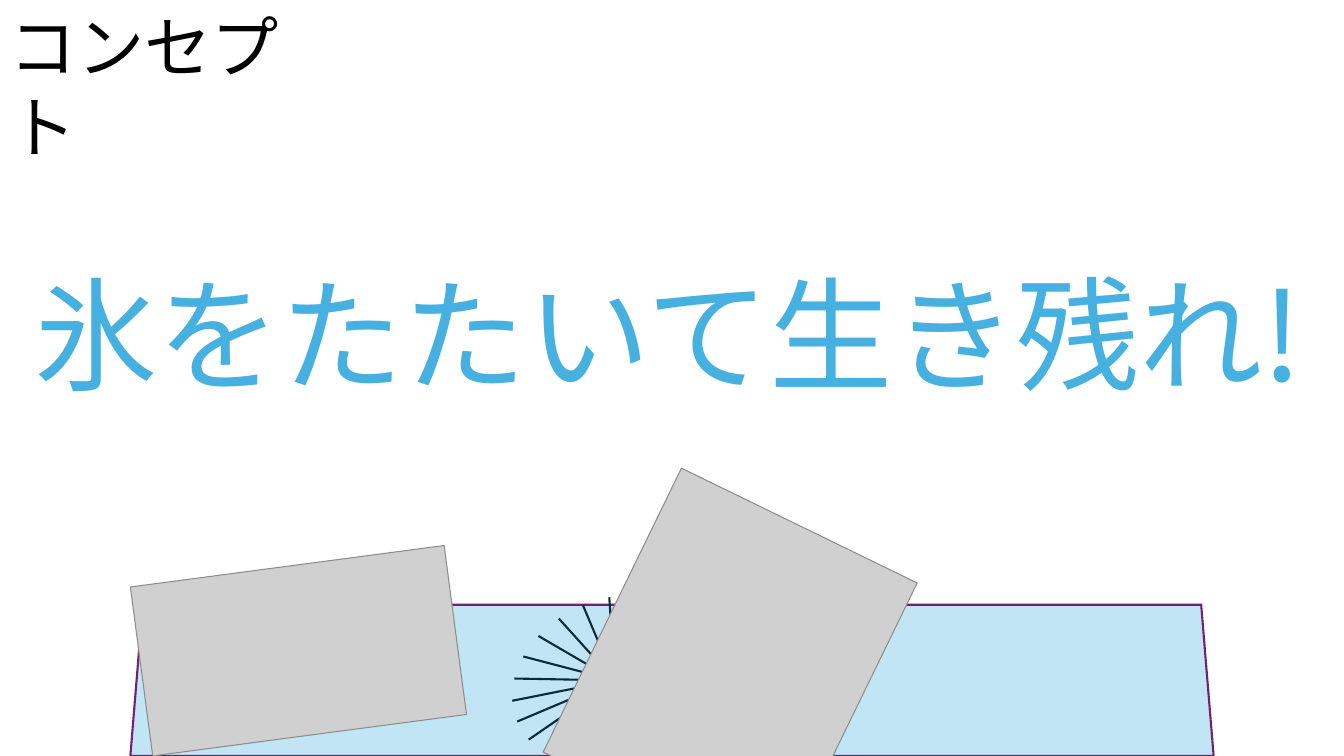
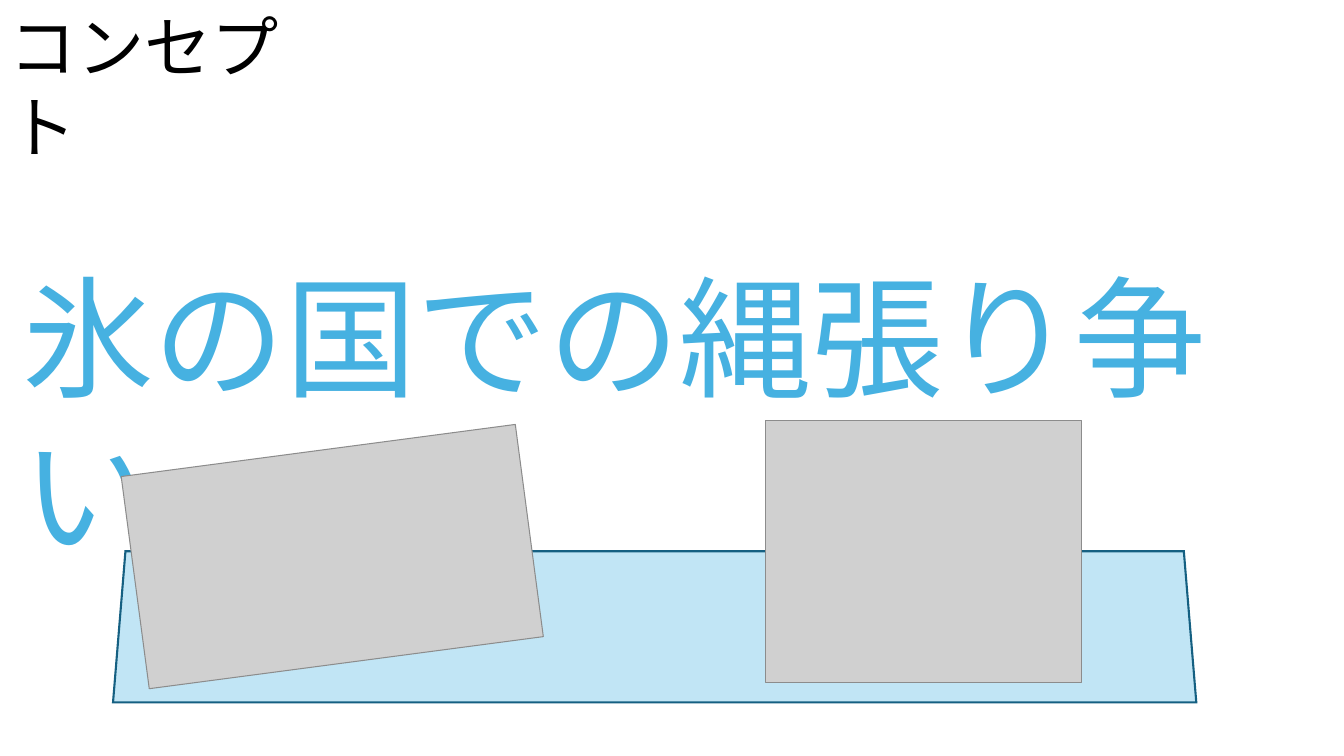
Before and after one commit to RitsukiObara/GraduationTeam, a slide deck: slide 2 of 03_企画書/PenguinPlan.pptx. Drawn at 1344x756 pixels with LibreOffice and Linux fonts; fonts in the diff are those of the drawing; grey boxes stand for pictures. Boxes give left, top, right and bottom in pixels: in the first picture for what was removed or moved away, otherwise in the second. Text is boxed around its words. In the diff, an @@ line names an element or a change of style, - is before the commit and + after.

```diff
--- a/03_企画書/PenguinPlan.pptx
+++ b/03_企画書/PenguinPlan.pptx
@@ text at [22,276,1206,398]: text changed; size 88 to 94 pt @@
-氷をたたいて生き残れ!
+氷の国での縄張り争い
@@ picture: place and size @@
-picture at [130,546,467,756]
+picture at [121,425,543,688]
@@ picture at [766,420,1082,683]: rotation 296 to 0 degrees @@
@@ trapezoid: place and size @@
-trapezoid at [130,605,1214,756]
+trapezoid at [113,552,1197,703]
@@ trapezoid at [113,552,1197,703]: outline #76206D 1.5 pt to #156082 1.5 pt @@
@@ star removed at [486,564,744,756] @@
```
Also in this commit, not shown: 3 other slides changed, 1 slide added.
